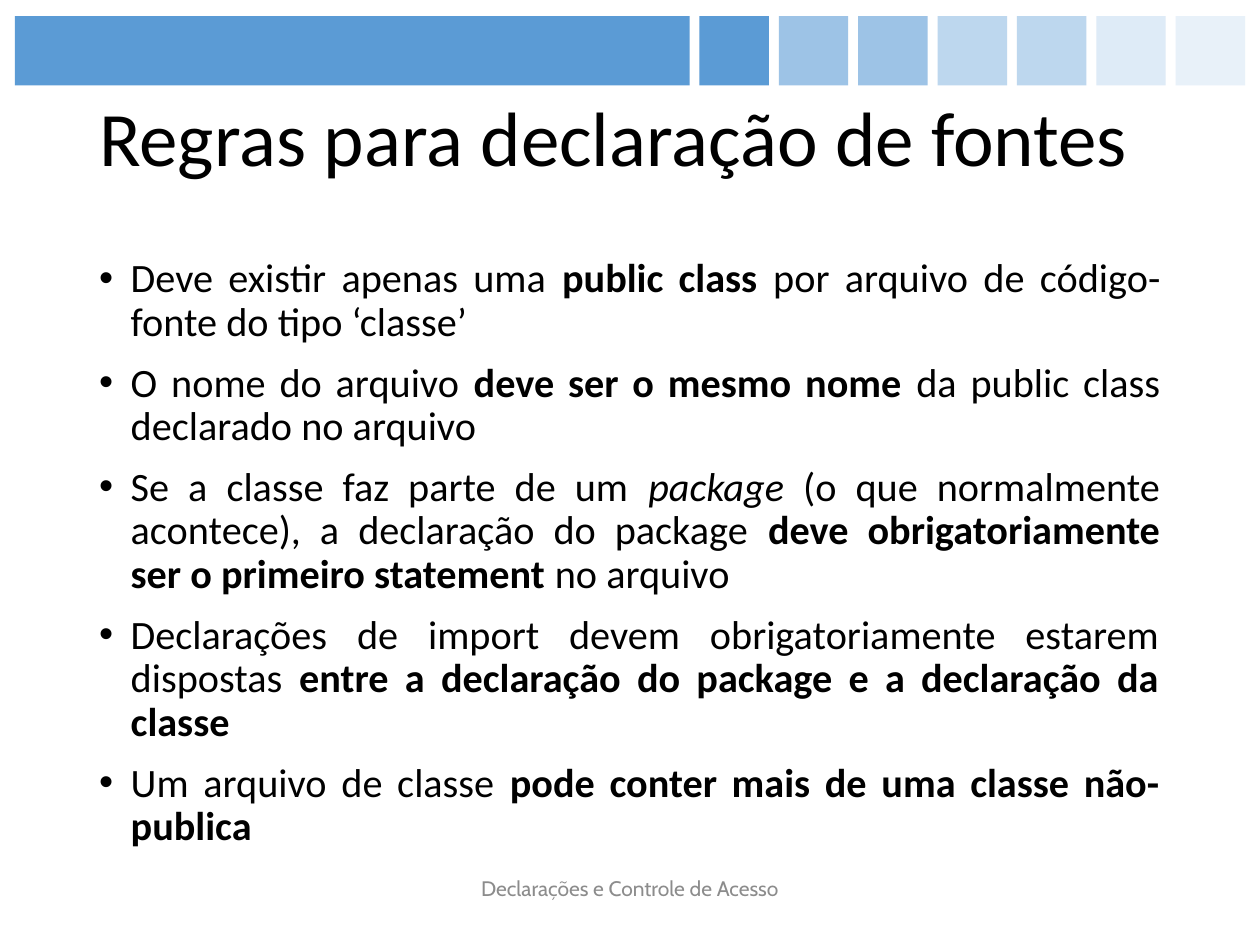
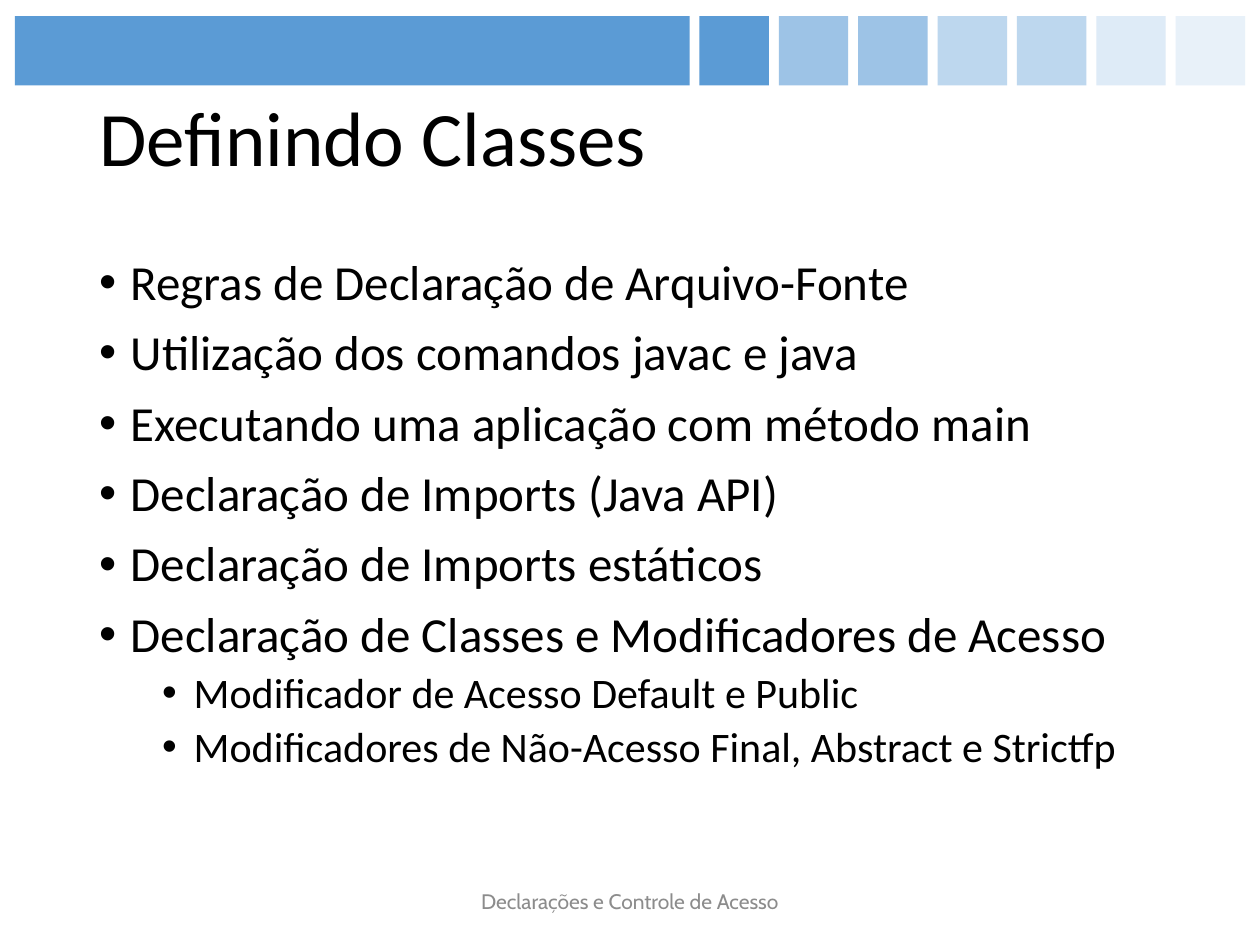
Before and after one commit to figueiredojrr/treinamentoJavaSeOcaAgosto, a slide deck: slide 9 of TreinamentoJavaSeOca/documentos/apresentação/OCA.pptx (slide 10 before the commit). Drawn at 1260x945 pixels with LibreOffice and Linux fonts; fonts in the diff are those of the drawing. Boxes give left, top, right and bottom in pixels: in the first picture for what was removed or moved away, otherwise in the second. Text is boxed around its words. In the diff, an @@ line names an element or a change of style, - is before the commit and + after.

```diff
--- a/TreinamentoJavaSeOca/documentos/apresentação/OCA.pptx
+++ b/TreinamentoJavaSeOca/documentos/apresentação/OCA.pptx
@@ title at box(99, 112, 646, 167): text changed @@
-Regras para declaração de fontes
+Definindo Classes
@@ text at box(131, 266, 1116, 769): text changed; size 23 to 28 pt @@
-• Deve existir apenas uma public class por arquivo de código-fonte do tipo ‘classe’
-• O nome do arquivo deve ser o mesmo nome da public class declarado no arquivo
-• Se a classe faz parte de um package (o que normalmente acontece), a declaração do package deve obrigatoriamente ser o primeiro statement no arquivo
-• Declarações de import devem obrigatoriamente estarem dispostas entre a declaração do package e a declaração da classe
-• Um arquivo de classe pode conter mais de uma classe não-publica
+• Regras de Declaração de Arquivo-Fonte
+• Utilização dos comandos javac e java
+• Executando uma aplicação com método main
+• Declaração de Imports (Java API)
+• Declaração de Imports estáticos
+• Declaração de Classes e Modificadores de Acesso
+  • Modificador de Acesso Default e Public
+  • Modificadores de Não-Acesso Final, Abstract e Strictfp
@@ text "Declarações e Controle de Acesso": place and size @@
-text "Declarações e Controle de Acesso" at box(481, 880, 779, 900)
+text "Declarações e Controle de Acesso" at box(481, 893, 779, 913)
```
Also in this commit, not shown: 23 other slides changed, 5 slides added, 15 slides removed.
